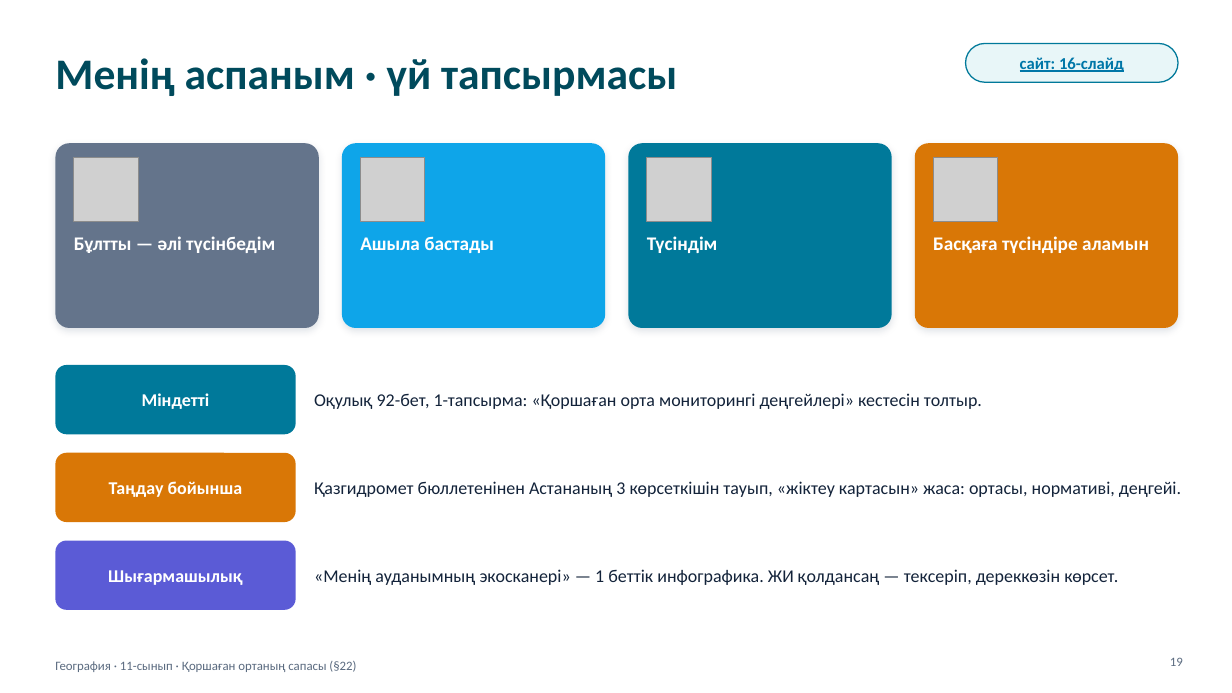
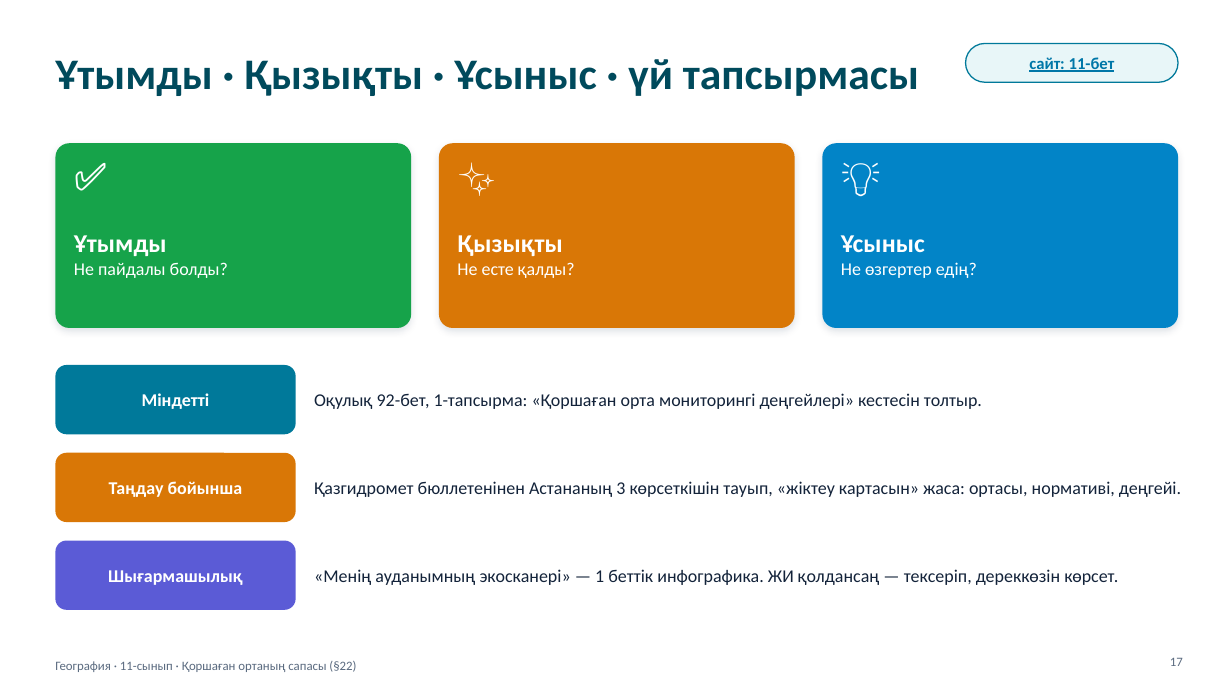
Before and after one commit to makpalkubantova-arch/ecoscaner, a slide deck: slide 17 of materialdar/2-Prezentaciya-Qorshagan-orta-sapasy.pptx (slide 19 before the commit). Drawn at 1232x693 pixels with LibreOffice and Linux fonts; fonts in the diff are those of the drawing; grey boxes stand for pictures. Boxes give left, top, right and bottom in pixels: in the first picture for what was removed or moved away, otherwise in the second. Text is boxed around its words. In the diff, an @@ line names an element or a change of style, - is before the commit and + after.

```diff
--- a/materialdar/2-Prezentaciya-Qorshagan-orta-sapasy.pptx
+++ b/materialdar/2-Prezentaciya-Qorshagan-orta-sapasy.pptx
@@ title at box(55, 59, 919, 96): text changed @@
-Менің аспаным · үй тапсырмасы
+Ұтымды · Қызықты · Ұсыныс · үй тапсырмасы
@@ text in rounded rectangle at box(1029, 57, 1115, 72): text changed @@
-сайт: 16-слайд
+сайт: 11-бет
@@ rounded rectangle: place and size @@
-rounded rectangle at box(55, 143, 319, 328)
+rounded rectangle at box(55, 143, 411, 328)
@@ rounded rectangle at box(55, 143, 411, 328): fill #64748B to #16A34A @@
@@ rounded rectangle: place and size @@
-rounded rectangle at box(342, 143, 605, 328)
+rounded rectangle at box(439, 143, 795, 328)
@@ rounded rectangle at box(439, 143, 795, 328): fill #0EA5E9 to #D97706 @@
@@ rounded rectangle removed at box(628, 143, 892, 328) @@
@@ rounded rectangle: place and size @@
-rounded rectangle at box(915, 143, 1178, 328)
+rounded rectangle at box(823, 143, 1178, 328)
@@ rounded rectangle at box(823, 143, 1178, 328): fill #D97706 to #0284C7 @@
@@ picture removed at box(74, 157, 139, 222) @@
@@ text added at box(74, 152, 157, 236), 30 pt, text #FFFFFF @@
+✅
@@ picture removed at box(360, 157, 425, 222) @@
@@ text added at box(457, 152, 541, 236), 30 pt, text #FFFFFF @@
+✨
@@ picture removed at box(647, 157, 712, 222) @@
@@ text added at box(841, 152, 924, 236), 30 pt, text #FFFFFF @@
+💡
@@ picture removed at box(933, 157, 998, 222) @@
@@ text removed at box(74, 236, 275, 253) @@
-Бұлтты — әлі түсінбедім
@@ text added at box(74, 235, 228, 278), 14 pt, text #FFFFFF @@
+Ұтымды
+Не пайдалы болды?
@@ text removed at box(360, 236, 494, 253) @@
-Ашыла бастады
@@ text added at box(457, 235, 575, 278), 14 pt, text #FFFFFF @@
+Қызықты
+Не есте қалды?
@@ text removed at box(647, 236, 718, 253) @@
-Түсіндім
@@ text added at box(841, 235, 977, 278), 14 pt, text #FFFFFF @@
+Ұсыныс
+Не өзгертер едің?
@@ text removed at box(933, 236, 1149, 253) @@
-Басқаға түсіндіре аламын
@@ page number at box(1170, 658, 1183, 666): text changed @@
-19
+17
```
Also in this commit, not shown: 13 other slides changed, 2 slides added, 4 slides removed, 24 other files.
